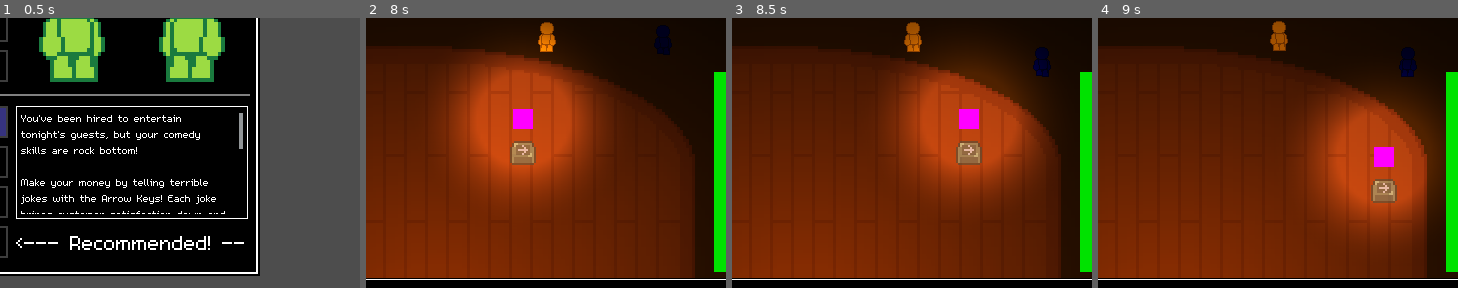
Above: before the commit, frames 1-4 (left to right).
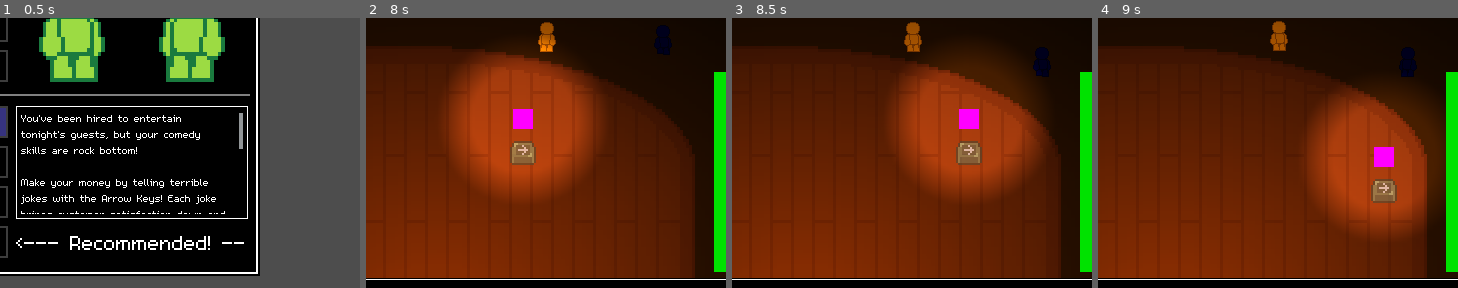
Above: after the commit, the same moments.

Repository: InRe-Dan/MiniJameGam34
Game: Godot game, scene res://menus/main_menu.tscn
The game is run twice, just before and just after one commit, with the same random seed, the same clock (stepped at 60 frames per second) and the same inputs.
Inputs:
- Up to frame 1 (0.5 s): no input
- Up to frame 2 (8 s): click "Night 1" at 0.5 s; tap Enter at 1.25 s; hold W (move_up) 1.28-2.78 s; hold A (move_left) 2.78-4.28 s; hold S (move_down) 4.28-5.03 s; hold D (move_right) 5.03-5.78 s; hold W (move_up) 5.78-6.53 s; hold D (move_right) from 6.53 s (still down)
- Up to frame 3 (8.5 s): keep holding D (move_right)
- Up to frame 4 (9 s): release D (move_right) at 8.78 s; hold S (move_down) from 8.78 s (still down)
The pictures show only the part of the screen within x 44-94%, y 36-86%; the shares and areas given below are measured in that part.

Frame 1 is identical in both runs. In frame 2, 0.2% of the frame differs, in the area x 48-53%, y 3-10%; in frame 3, less than 0.1%; in frame 4, less than 0.1%.

Commit message:
Lowered some audio DB, changed some lights

Diff:
--- a/Main/main.tscn
+++ b/Main/main.tscn
@@ -261,6 +261,7 @@
 
 [node name="Success" type="AudioStreamPlayer" parent="UI/JokeSystem"]
 stream = ExtResource("15_ruhv1")
+volume_db = -16.865
 
 [node name="DebugLabel" type="Label" parent="UI"]
 visible = false
@@ -287,10 +288,10 @@
 [node name="Camera2D" type="Camera2D" parent="Anchor" groups=["camera"]]
 script = ExtResource("20_1uaoi")
 
-[node name="CanvasModulate" type="CanvasModulate" parent="."]
+[node name="Dark CanvasModulate" type="CanvasModulate" parent="."]
 color = Color(0.20871, 0.20871, 0.20871, 1)
 
-[node name="PointLight2D" type="PointLight2D" parent="."]
+[node name="Light" type="PointLight2D" parent="."]
 position = Vector2(378, 285)
 scale = Vector2(12.7813, 9.6875)
 energy = 2.37
--- a/Player/player.tscn
+++ b/Player/player.tscn
@@ -23,12 +23,11 @@
 stream_2/stream = ExtResource("6_gccwl")
 
 [sub_resource type="Gradient" id="Gradient_71mxe"]
-offsets = PackedFloat32Array(0.25974, 0.62987)
-colors = PackedColorArray(1, 1, 1, 1, 0, 0, 0, 0)
+offsets = PackedFloat32Array(0.292208, 0.487013)
+colors = PackedColorArray(1, 1, 1, 1, 1, 1, 1, 0)
 
 [sub_resource type="GradientTexture2D" id="GradientTexture2D_8mafe"]
 gradient = SubResource("Gradient_71mxe")
-use_hdr = true
 fill = 1
 fill_from = Vector2(0.5, 0.5)
 metadata/_snap_enabled = true
@@ -63,6 +62,7 @@
 position = Vector2(2.86102e-06, 9.53674e-07)
 scale = Vector2(4, 4)
 energy = 1.16
+blend_mode = 2
 texture = SubResource("GradientTexture2D_8mafe")
 
 [connection signal="timeout" from="StunTimer" to="." method="_on_stun_end"]
